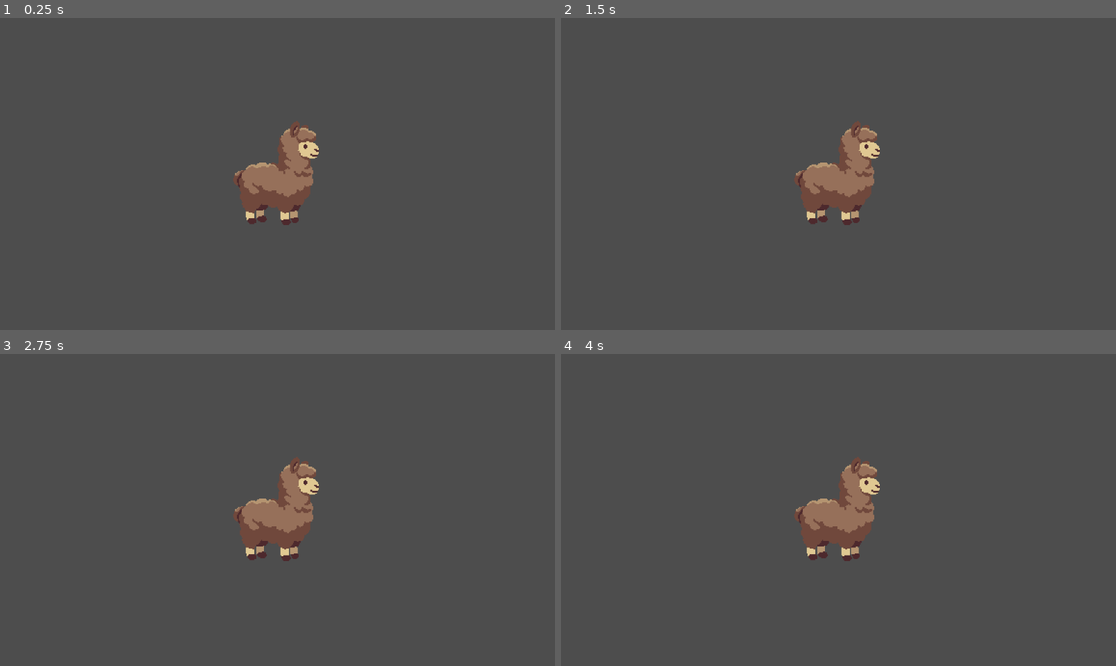
Above: before the commit, frames 1-4 (two rows, left to right).
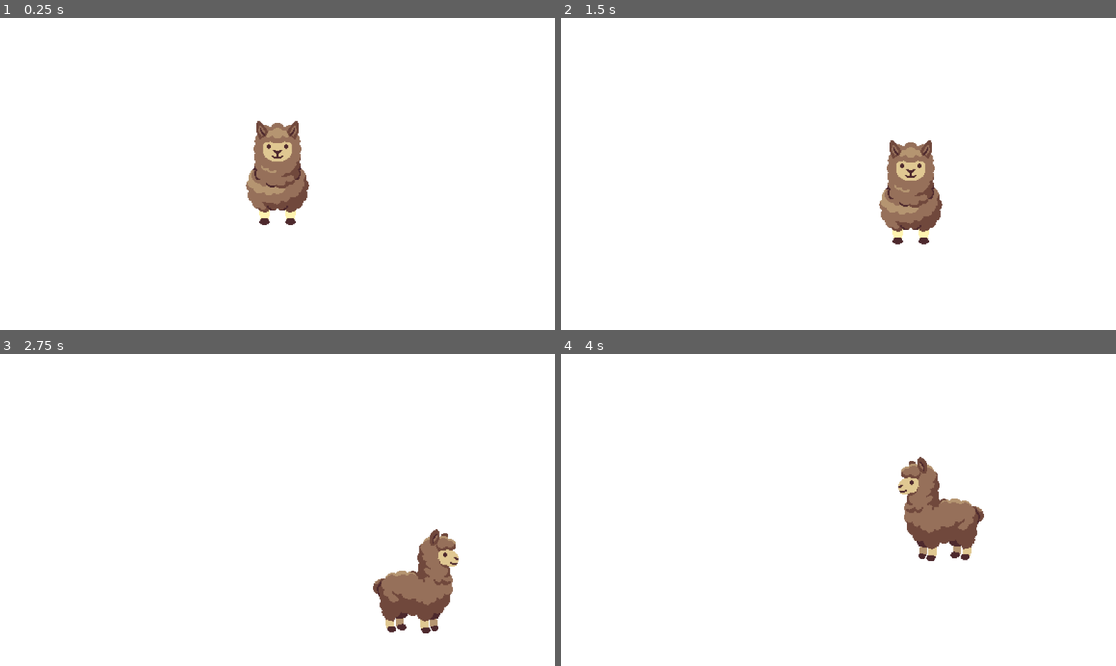
Above: after the commit, the same moments.

Repository: k4444th/Shear-Madness
Game: Godot game, scene res://scenes/main.tscn
Two runs of this game, one before a commit and one after it. Both use one fixed random seed, a clock stepped at 60 frames per second and the inputs below.
Inputs:
- Up to frame 1 (0.25 s): no input
- Up to frame 2 (1.5 s): tap Enter at 0.5 s; hold D (Right, bound only after the commit) 0.53-1.28 s; hold S (Down, bound only after the commit) from 1.28 s (still down)
- Up to frame 3 (2.75 s): release S (Down, bound only after the commit) at 2.03 s; hold D (Right, bound only after the commit) from 2.03 s (still down)
- Up to frame 4 (4 s): release D (Right, bound only after the commit) at 2.78 s; hold W (Up, bound only after the commit) 2.78-3.53 s; hold A (Left, bound only after the commit) from 3.53 s (still down)

The runs differ from the first frame. In frame 1, 99% of the frame differs, in the area x 0-100%, y 0-100%; in frame 2, 100%; in frame 3, 100%; in frame 4, 100%.

Commit message:
Basic movement

Diff:
--- a/project.godot
+++ b/project.godot
@@ -17,6 +17,29 @@
 boot_splash/image="uid://bat15xwdm3hoe"
 config/icon="uid://bat15xwdm3hoe"
 
+[input]
+
+Up={
+"deadzone": 0.2,
+"events": [Object(InputEventKey,"resource_local_to_scene":false,"resource_name":"","device":-1,"window_id":0,"alt_pressed":false,"shift_pressed":false,"ctrl_pressed":false,"meta_pressed":false,"pressed":false,"keycode":0,"physical_keycode":87,"key_label":0,"unicode":119,"location":0,"echo":false,"script":null)
+]
+}
+Down={
+"deadzone": 0.2,
+"events": [Object(InputEventKey,"resource_local_to_scene":false,"resource_name":"","device":-1,"window_id":0,"alt_pressed":false,"shift_pressed":false,"ctrl_pressed":false,"meta_pressed":false,"pressed":false,"keycode":0,"physical_keycode":83,"key_label":0,"unicode":115,"location":0,"echo":false,"script":null)
+]
+}
+Left={
+"deadzone": 0.2,
+"events": [Object(InputEventKey,"resource_local_to_scene":false,"resource_name":"","device":-1,"window_id":0,"alt_pressed":false,"shift_pressed":false,"ctrl_pressed":false,"meta_pressed":false,"pressed":false,"keycode":0,"physical_keycode":65,"key_label":0,"unicode":97,"location":0,"echo":false,"script":null)
+]
+}
+Right={
+"deadzone": 0.2,
+"events": [Object(InputEventKey,"resource_local_to_scene":false,"resource_name":"","device":-1,"window_id":0,"alt_pressed":false,"shift_pressed":false,"ctrl_pressed":false,"meta_pressed":false,"pressed":false,"keycode":0,"physical_keycode":68,"key_label":0,"unicode":100,"location":0,"echo":false,"script":null)
+]
+}
+
 [rendering]
 
 textures/canvas_textures/default_texture_filter=0
--- a/scenes/lama.tscn
+++ b/scenes/lama.tscn
@@ -1,10 +1,11 @@
-[gd_scene load_steps=5 format=3 uid="uid://ueb0hs24bv4r"]
+[gd_scene load_steps=6 format=3 uid="uid://ueb0hs24bv4r"]
 
 [ext_resource type="Texture2D" uid="uid://cv8bhhvewej1i" path="res://assets/images/lama/back.png" id="1_jkjqc"]
+[ext_resource type="Script" uid="uid://be6vu5tueyqp6" path="res://scripts/lama.gd" id="1_ushgq"]
 [ext_resource type="Texture2D" uid="uid://b7r0ln3rp2jdv" path="res://assets/images/lama/front.png" id="2_ushgq"]
 [ext_resource type="Texture2D" uid="uid://bat15xwdm3hoe" path="res://assets/images/lama/right.png" id="3_nclyn"]
 
-[sub_resource type="SpriteFrames" id="SpriteFrames_8ibx7"]
+[sub_resource type="SpriteFrames" id="SpriteFrames_nclyn"]
 animations = [{
 "frames": [{
 "duration": 1.0,
@@ -31,6 +32,9 @@
 "speed": 5.0
 }]
 
-[node name="Lama" type="AnimatedSprite2D"]
-sprite_frames = SubResource("SpriteFrames_8ibx7")
+[node name="Lama" type="CharacterBody2D"]
+script = ExtResource("1_ushgq")
+
+[node name="Sprite" type="AnimatedSprite2D" parent="."]
+sprite_frames = SubResource("SpriteFrames_nclyn")
 animation = &"right"
--- a/scenes/main.tscn
+++ b/scenes/main.tscn
@@ -4,7 +4,17 @@
 
 [node name="Main" type="Node"]
 
+[node name="CanvasLayer" type="CanvasLayer" parent="."]
+layer = -1
+
+[node name="ColorRect" type="ColorRect" parent="CanvasLayer"]
+anchors_preset = 15
+anchor_right = 1.0
+anchor_bottom = 1.0
+grow_horizontal = 2
+grow_vertical = 2
+
 [node name="Lama" parent="." instance=ExtResource("1_o5qli")]
 
-[node name="Camera2D" type="Camera2D" parent="Lama"]
+[node name="Camera2D" type="Camera2D" parent="."]
 zoom = Vector2(2, 2)
--- /dev/null
+++ b/scripts/lama.gd
@@ -0,0 +1,34 @@
+extends CharacterBody2D
+
+var direction := Vector2(0.0, 0.0)
+
+@export var speed := 100
+
+@onready var sprite = $Sprite
+
+func _process(_delta: float) -> void:
+	getKeyboardInputs()
+	setAnimation()
+	moveSprite()
+
+func getKeyboardInputs():
+	direction.x = Input.get_axis("Left", "Right")
+	direction.y = Input.get_axis("Up", "Down")
+
+func setAnimation():
+	if direction.y >= 0:
+		sprite.animation = "front"
+	else:
+		sprite.animation = "back"
+
+	if direction.x != 0:
+		sprite.animation = "right"
+		if direction.x < 0:
+			sprite.flip_h = true
+		else:
+			sprite.flip_h = false
+
+
+func moveSprite():
+	velocity = direction * speed
+	move_and_slide()
Not shown, added: scripts/lama.gd.uid
